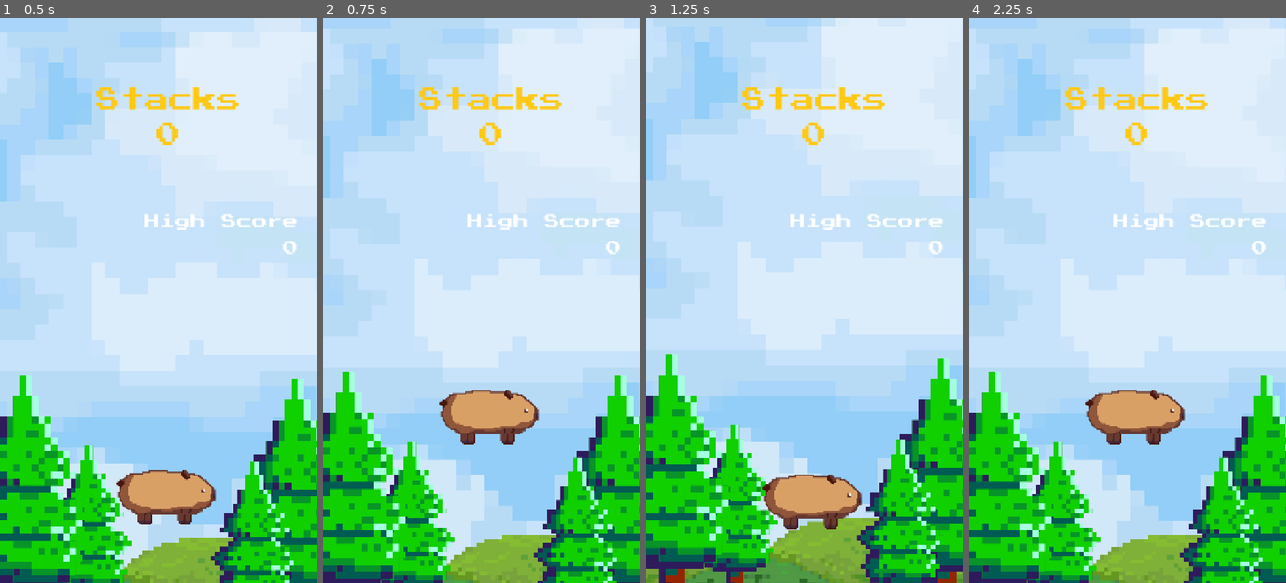
Above: before the commit, frames 1-4 (left to right).
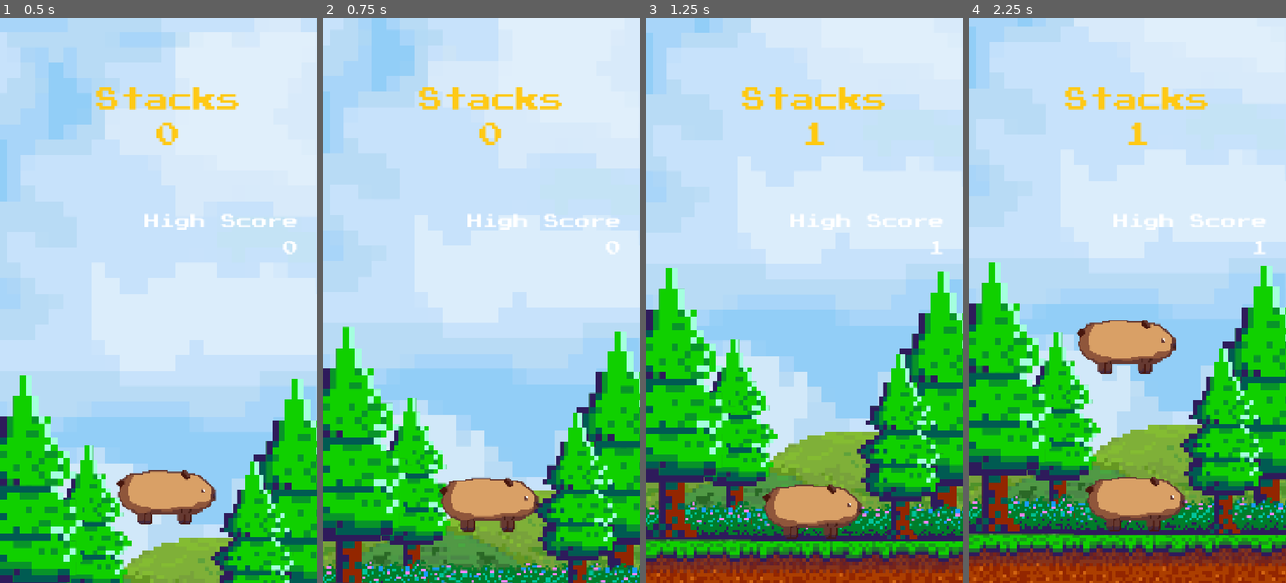
Above: after the commit, the same moments.

Repository: jhaaocampo/CAPYBALANCE
Game: Godot game, scene res://Main.tscn
The game is run twice, just before and just after one commit, with the same random seed, the same clock (stepped at 60 frames per second) and the same inputs.
Inputs (mouse positions are in pixels of both pictures, inside the frame that each line leads up to):
- Up to frame 1 (0.5 s): no input
- Up to frame 2 (0.75 s): tap Enter (ui_accept) at 0.5 s; move the mouse to (551, 272) at 0.52 s; hold Enter (ui_accept) from 0.53 s (still down); tap R at 0.6 s; click (551, 272) at 0.67 s
- Up to frame 3 (1.25 s): keep holding Enter (ui_accept)
- Up to frame 4 (2.25 s): move the mouse to (1064, 328) at 1.27 s; release Enter (ui_accept) at 1.28 s; tap Enter (ui_accept) at 1.35, 1.52, 1.82 s; click (1064, 328) at 1.42 s; tap R at 1.55, 2.1 s; move the mouse to (1159, 176) at 2.02 s; hold Enter (ui_accept) from 2.03 s (still down); click (1159, 176) at 2.17 s

Frame 1 is identical in both runs. In frame 2, 38% of the frame differs, in the area x 0-100%, y 0-100%; in frame 3, 54%; in frame 4, 58%.

Commit message:
touch input try

Diff:
--- a/GodotProject/Main.gd
+++ b/GodotProject/Main.gd
@@ -159,19 +159,13 @@
 			spawn_capy()
 			spawn_timer = 0.0
 
-	# Handle input and movement - prevent input during game over
 	if current_capy and not is_capy_dropping:
-		if Input.is_action_just_pressed("ui_accept"):
-			drop_current_capy()
-			return
-
 		handle_horizontal_movement(delta)
 
-	if capys_stack.size() > 1:
-		apply_stack_wobble(delta)
-		check_stack_stability(delta)
-		apply_height_based_global_stability(delta)
-
+		if capys_stack.size() > 1:
+			apply_stack_wobble(delta)
+			check_stack_stability(delta)
+			apply_height_based_global_stability(delta)
 
 func check_for_fallen_capys():
 	if tipping_over:  # Already triggered, don't check again
@@ -1062,5 +1056,20 @@
 	return "BaseCapy"
 
 func _input(event):
-	if event is InputEventKey and event.pressed and event.keycode == KEY_R:
-		get_tree().reload_current_scene()
+	if tipping_over:
+		return
+
+	if current_capy and not is_capy_dropping:
+		# Handle screen touch
+		if event is InputEventScreenTouch and event.pressed:
+			if not is_tap_over_ui(event.position):
+				drop_current_capy()
+
+		# Also handle keyboard/controller
+		if Input.is_action_pressed("ui_accept"):
+			drop_current_capy()
+
+func is_tap_over_ui(position: Vector2) -> bool:
+	var viewport = get_viewport()
+	var ui_node = viewport.gui_pick(position)
+	return ui_node != null
